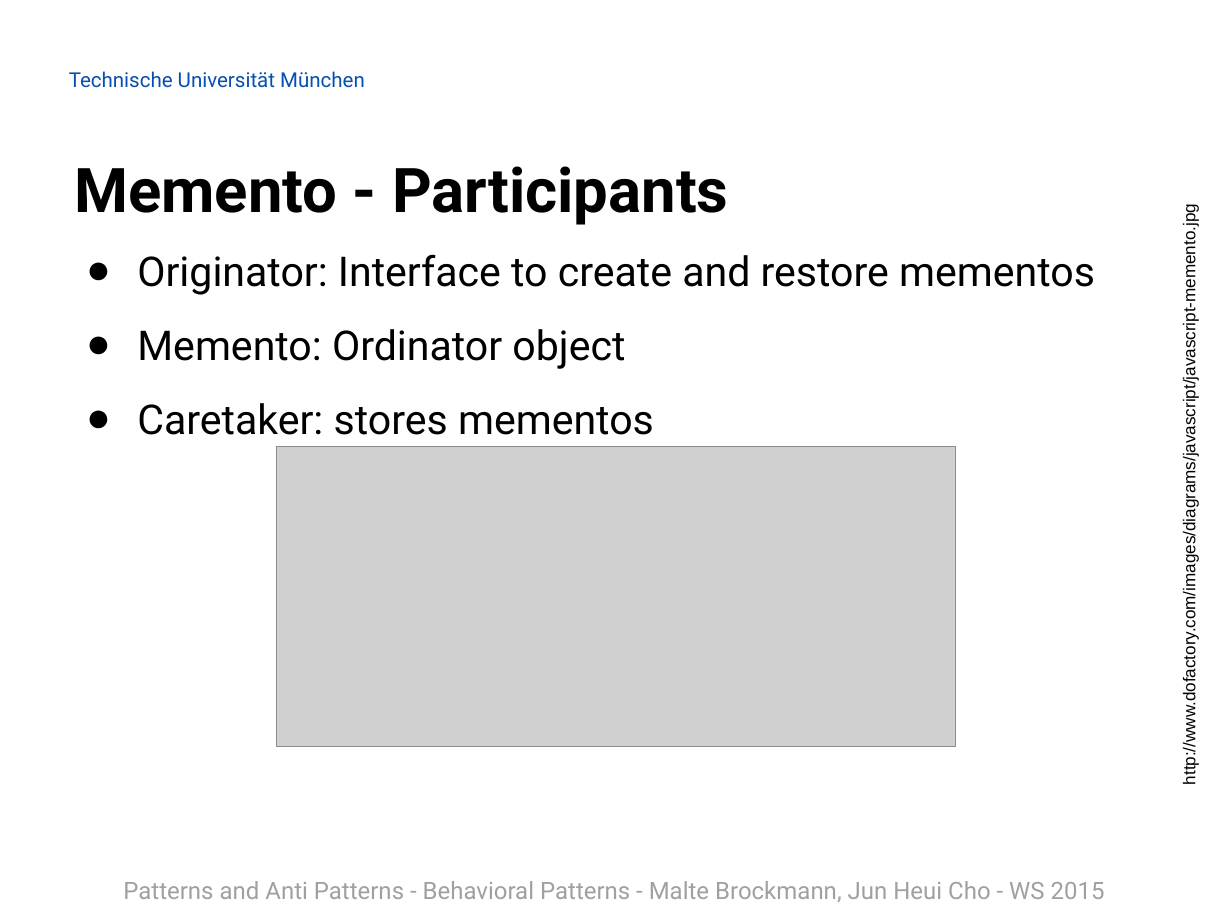
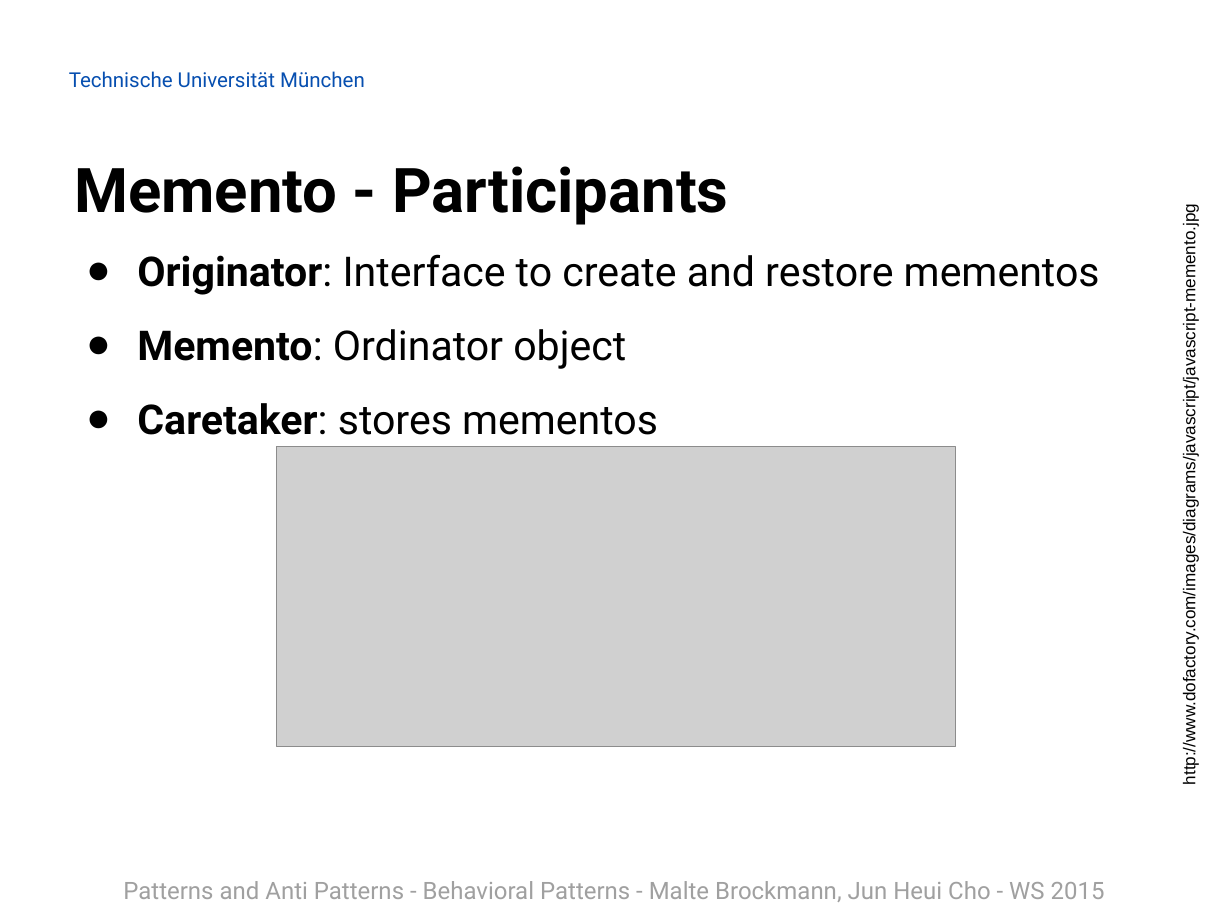
Before and after one commit to Painted6/Behavioral-design-patterns, a slide deck: slide 13 of Behavioral Patterns - JS Patterns and Anti Patterns.pptx (slide 12 before the commit). Drawn at 1232x924 pixels with LibreOffice and Linux fonts; fonts in the diff are those of the drawing; grey boxes stand for pictures; background and template pictures are left out. Boxes give left, top, right and bottom in pixels: in the first picture for what was removed or moved away, otherwise in the second. Text is boxed around its words. In the diff, an @@ line names an element or a change of style, - is before the commit and + after.

```diff
--- a/Behavioral Patterns - JS Patterns and Anti Patterns.pptx
+++ b/Behavioral Patterns - JS Patterns and Anti Patterns.pptx
@@ text "Originator: Interface to create and ..." at bbox=[137, 254, 1100, 435]: bold on in "Originator:", "Memento:", "Caretaker:" @@
```
Also in this commit, not shown: 6 other slides changed, 5 slides added, 1 other file.
